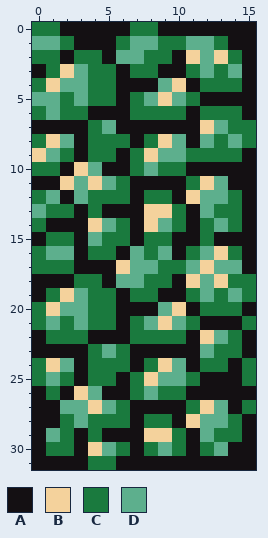
A pixel-art sprite gets an edit: GoedWare Jam 14 Project/res/world/Bush-8.png. The picture above was drawn from the file before the commit.
The file is 16x32 pixels.
Palette (. is transparent): A #141013  B #f4d29c  C #1a7a3e  D #5daf8d
And afterwards:
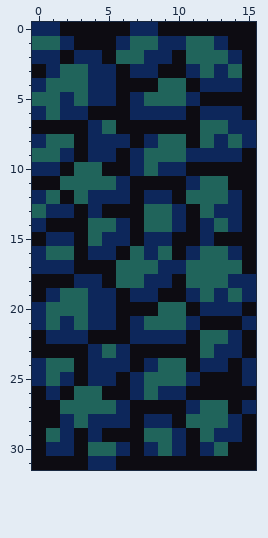
Diff:
colour A: #141013 -> #0d0c12
colour C: #1a7a3e -> #0d275b
colour D: #5daf8d -> #20645b
y 2: x 11 B -> D; x 13 B -> D
y 3: x 2 B -> D
y 4: x 1 B -> D; x 10 B -> D
y 5: x 9 B -> D
y 7: x 12 B -> D
y 8: x 1 B -> D; x 9 B -> D
y 9: x 0 B -> D; x 8 B -> D
y 10: x 3 B -> D
y 11: x 2 B -> D; x 4 B -> D; x 12 B -> D
y 12: x 11 B -> D
y 13: x 8..9 BB -> DD
y 14: x 4 B -> D; x 8 B -> D
y 16: x 13 B -> D
y 17: x 6 B -> D; x 12 B -> D
y 18: x 11 B -> D; x 13 B -> D
y 19: x 2 B -> D
y 20: x 1 B -> D; x 10 B -> D
y 21: x 9 B -> D
y 22: x 12 B -> D
y 24: x 1 B -> D; x 9 B -> D
y 25: x 8 B -> D
y 26: x 3 B -> D
y 27: x 4 B -> D; x 12 B -> D
y 28: x 11 B -> D
y 29: x 8..9 BB -> DD
y 30: x 4 B -> D
